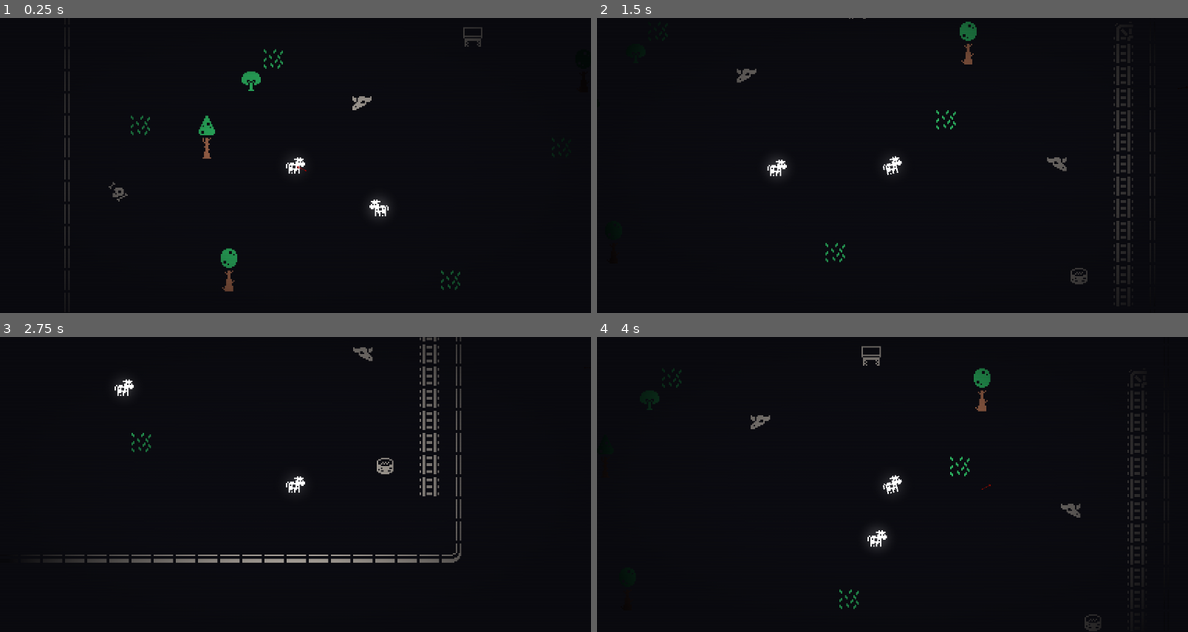
Above: before the commit, frames 1-4 (two rows, left to right).
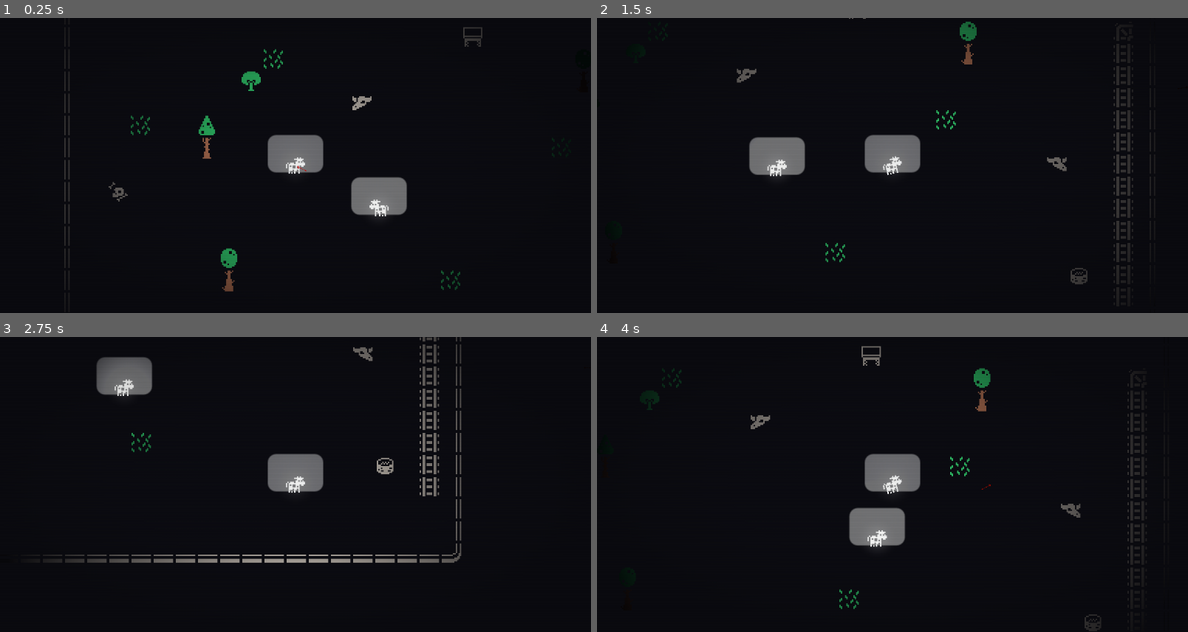
Above: after the commit, the same moments.

Repository: baiaooo/rogue
Game: Godot game, scene res://rooms/forest.tscn
The game is run twice, just before and just after one commit, with the same random seed, the same clock (stepped at 60 frames per second) and the same inputs.
Inputs (mouse positions are in pixels of both pictures, inside the frame that each line leads up to):
- Up to frame 1 (0.25 s): no input
- Up to frame 2 (1.5 s): tap Enter (ui_accept) at 0.5, 0.77 s; move the mouse to (1022, 150) at 0.52 s; hold D (move_right) 0.53-1.28 s; click (1022, 150) at 0.67 s; move the mouse to (774, 180) at 1.27 s; hold S (move_down) from 1.28 s (still down)
- Up to frame 3 (2.75 s): tap Enter (ui_accept) at 1.52 s; move the mouse to (354, 419) at 2.02 s; release S (move_down) at 2.03 s; hold D (move_right) from 2.03 s (still down)
- Up to frame 4 (4 s): move the mouse to (862, 543) at 2.77 s; release D (move_right) at 2.78 s; hold W (move_up) 2.78-3.53 s; click (862, 543) at 2.92 s; tap Enter (ui_accept) at 3.02, 3.77 s; move the mouse to (1069, 528) at 3.52 s; hold A (move_left) from 3.53 s (still down)

The runs differ from the first frame. In frame 1, 2.3% of the frame differs, in the area x 45-69%, y 39-67%; in frame 2, 2.3%; in frame 3, 2.3%, in the area x 16-55%, y 6-53%; in frame 4, 2.3%.

Commit message:
Add health bars for hero and enemies

Diff:
--- a/characters/enemy.tscn
+++ b/characters/enemy.tscn
@@ -43,5 +43,13 @@
 [node name="CollisionShape2D" type="CollisionShape2D" parent="." unique_id=972472242]
 shape = SubResource("RectangleShape2D_ffp7p")
 
+[node name="HealthBar" type="ProgressBar" parent="."]
+position = Vector2(-20, -22)
+size = Vector2(40, 6)
+min_value = 0.0
+max_value = 100.0
+value = 100.0
+show_percentage = false
+
 [node name="PointLight2D" type="PointLight2D" parent="." unique_id=1559731886]
 texture = SubResource("GradientTexture2D_0vf67")
--- a/characters/hero.tscn
+++ b/characters/hero.tscn
@@ -43,6 +43,14 @@
 [node name="CollisionShape2D" type="CollisionShape2D" parent="." unique_id=972472242]
 shape = SubResource("RectangleShape2D_ffp7p")
 
+[node name="HealthBar" type="ProgressBar" parent="."]
+position = Vector2(-20, -22)
+size = Vector2(40, 6)
+min_value = 0.0
+max_value = 100.0
+value = 100.0
+show_percentage = false
+
 [node name="PointLight2D" type="PointLight2D" parent="." unique_id=1559731886]
 texture = SubResource("GradientTexture2D_0vf67")
 height = 800.0
--- a/scripts/enemy.gd
+++ b/scripts/enemy.gd
@@ -4,7 +4,8 @@
 # CONFIGURAÇÕES DO INIMIGO
 # =========================
 @export var speed: float = 30.0
-@export var health: int = 100
+@export var max_health: int = 100
+var current_health: int = 100
 @export var damage: int = 10
 
 # =========================
@@ -30,9 +31,12 @@
 
 # Referências aos nós
 @onready var sprite: Sprite2D = $Sprite2D if has_node("Sprite2D") else null
+@onready var health_bar: ProgressBar = $HealthBar if has_node("HealthBar") else null
 
 func _ready() -> void:
 	add_to_group("enemy")
+	current_health = max_health
+	_update_health_bar()
 	# Busca o player na cena (assumindo que tem o grupo "player")
 	_find_player()
 
@@ -126,13 +130,14 @@
 # SISTEMA DE DANO
 # =========================
 func take_damage(amount: int) -> void:
-	health -= amount
+	current_health = clamp(current_health - amount, 0, max_health)
+	_update_health_bar()
 
 	# Efeito visual de hit
 	_flash_hit()
 
 	# Verifica se morreu
-	if health <= 0:
+	if current_health <= 0:
 		_die()
 
 func _flash_hit() -> void:
@@ -152,3 +157,9 @@
 func _die() -> void:
 	# Adicione aqui efeitos de morte (partículas, som, etc)
 	queue_free()
+
+func _update_health_bar() -> void:
+	if not health_bar:
+		return
+	health_bar.max_value = max_health
+	health_bar.value = current_health
--- a/scripts/hero.gd
+++ b/scripts/hero.gd
@@ -40,10 +40,12 @@
 
 # Referência ao sprite (ajuste o caminho se necessário)
 @onready var sprite: Node2D = $Sprite2D if has_node("Sprite2D") else null
+@onready var health_bar: ProgressBar = $HealthBar if has_node("HealthBar") else null
 
 func _ready() -> void:
 	add_to_group("player")
 	current_health = max_health
+	_update_health_bar()
 	# Salva a rotação original do sprite para o efeito wobble
 	if sprite:
 		original_rotation = sprite.rotation
@@ -182,7 +184,8 @@
 
 # E adicione a função de dano:
 func take_damage(amount: int) -> void:
-	current_health -= amount
+	current_health = clamp(current_health - amount, 0, max_health)
+	_update_health_bar()
 	_flash_hit()
 
 	if current_health <= 0:
@@ -203,3 +206,9 @@
 
 func _die() -> void:
 	queue_free()
+
+func _update_health_bar() -> void:
+	if not health_bar:
+		return
+	health_bar.max_value = max_health
+	health_bar.value = current_health
